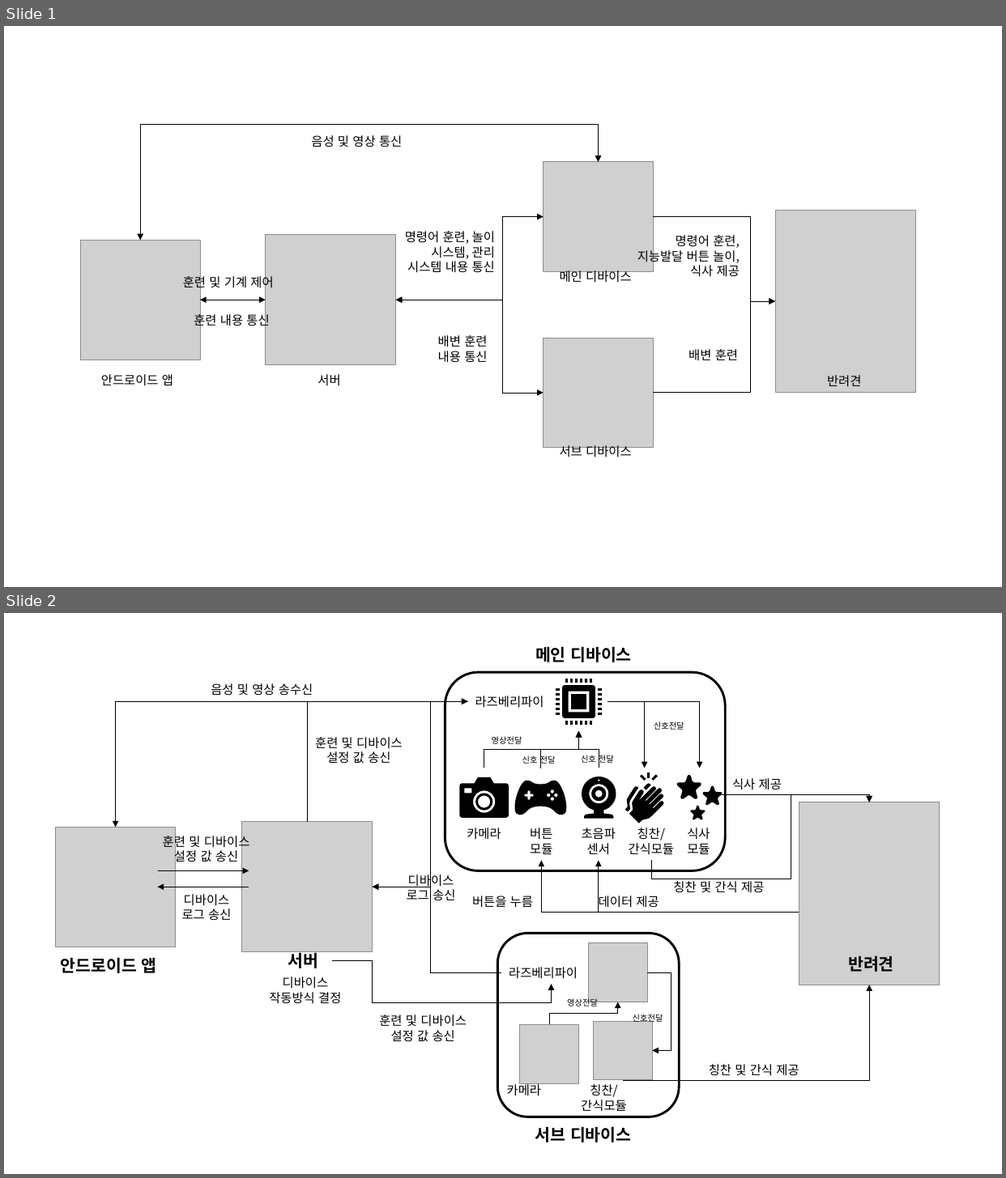
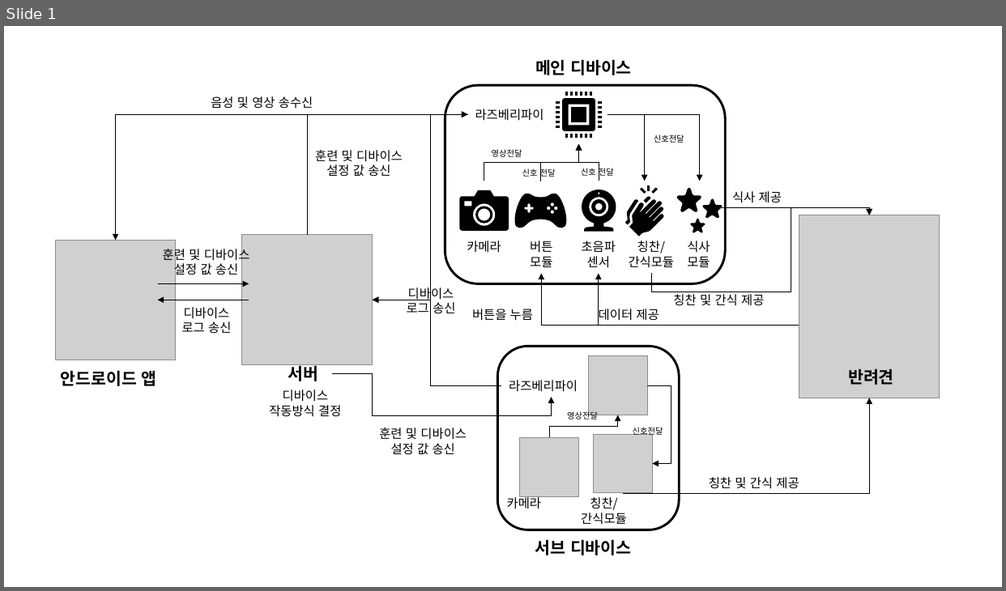
Before and after one commit to greatmanfantasy/GGCS, a slide deck: Report/시스템 구성도.pptx. Shown one above the other, each under a label of ours: slides 1 and 2 before the commit, slide 1 after it. The pictures are 1006x1178 and 1006x591 pixels, drawn with LibreOffice and Linux fonts; fonts in the diff are those of the drawing; grey boxes stand for pictures. Boxes give left, top, right and bottom in pixels: in the first picture for what was removed or moved away, otherwise in the second. Text is boxed around its words. In the diff, an @@ line names an element or a change of style, - is before the commit and + after.

```diff
--- a/Report/시스템 구성도.pptx
+++ b/Report/시스템 구성도.pptx
@@ slide 1 removed at bbox=[4, 26, 1002, 587], background #FFFFFF @@
@@ elbow double arrow removed from (140, 240) to (599, 162) @@
@@ text removed at bbox=[311, 135, 402, 147] @@
-음성 및 영상 통신
@@ picture removed at bbox=[543, 162, 653, 272] @@
@@ elbow double arrow removed from (396, 300) to (543, 217) @@
@@ elbow arrow removed from (653, 217) to (775, 301) @@
@@ picture removed at bbox=[775, 210, 916, 393] @@
@@ picture removed at bbox=[80, 240, 200, 360] @@
@@ picture removed at bbox=[266, 235, 395, 365] @@
@@ text removed at bbox=[405, 231, 495, 273] @@
-명령어 훈련, 놀이 시스템, 관리 시스템 내용 통신
@@ text removed at bbox=[637, 235, 739, 277] @@
-명령어 훈련,
-지능발달 버튼 놀이,
-식사 제공
@@ text removed at bbox=[183, 274, 273, 290] @@
-훈련 및 기계 제어
@@ text removed at bbox=[560, 271, 632, 282] @@
-메인 디바이스
@@ text removed at bbox=[194, 313, 269, 329] @@
-훈련 내용 통신
@@ double arrow removed from (200, 300) to (266, 300) @@
@@ elbow double arrow removed from (396, 300) to (543, 393) @@
@@ elbow arrow removed from (653, 393) to (775, 301) @@
@@ text removed at bbox=[438, 335, 487, 363] @@
-배변 훈련
-내용 통신
@@ picture removed at bbox=[543, 338, 653, 448] @@
@@ text removed at bbox=[688, 349, 738, 361] @@
-배변 훈련
@@ text removed at bbox=[101, 374, 173, 386] @@
-안드로이드 앱
@@ text removed at bbox=[317, 374, 340, 386] @@
-서버
@@ text removed at bbox=[827, 375, 861, 387] @@
-반려견
@@ text removed at bbox=[560, 446, 632, 459] @@
-서브 디바이스
@@ what was slide 2 is now slide 1 @@
```
Also in this commit, not shown: 4 other files.
